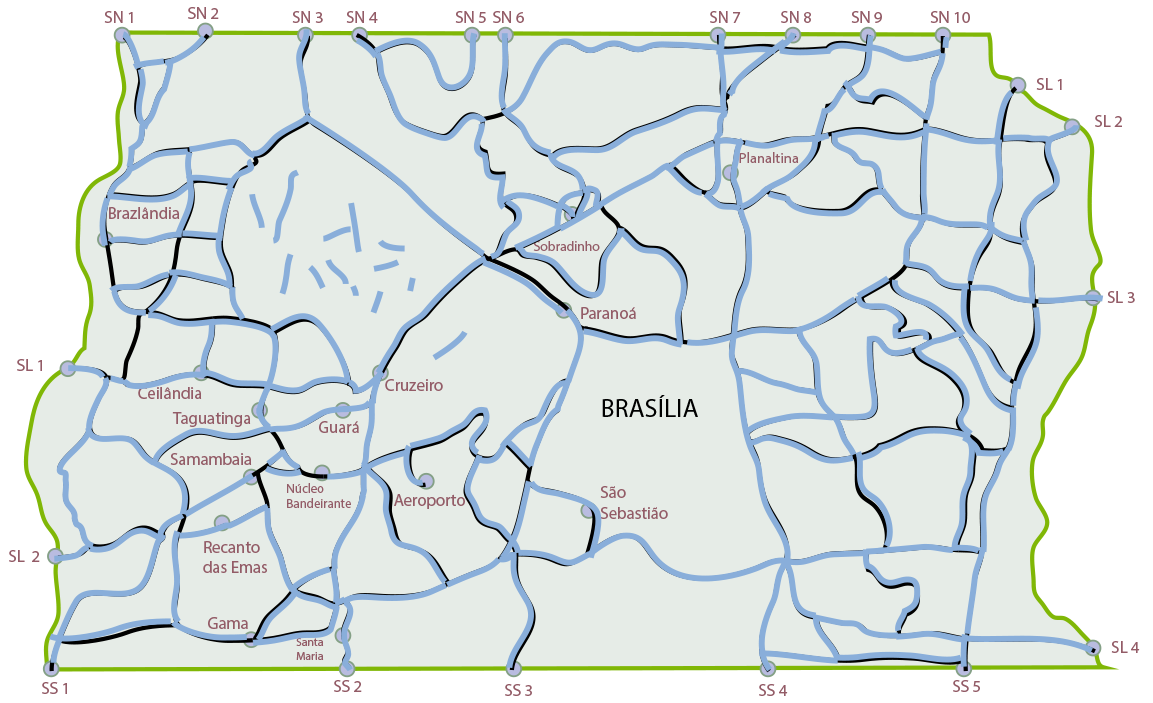
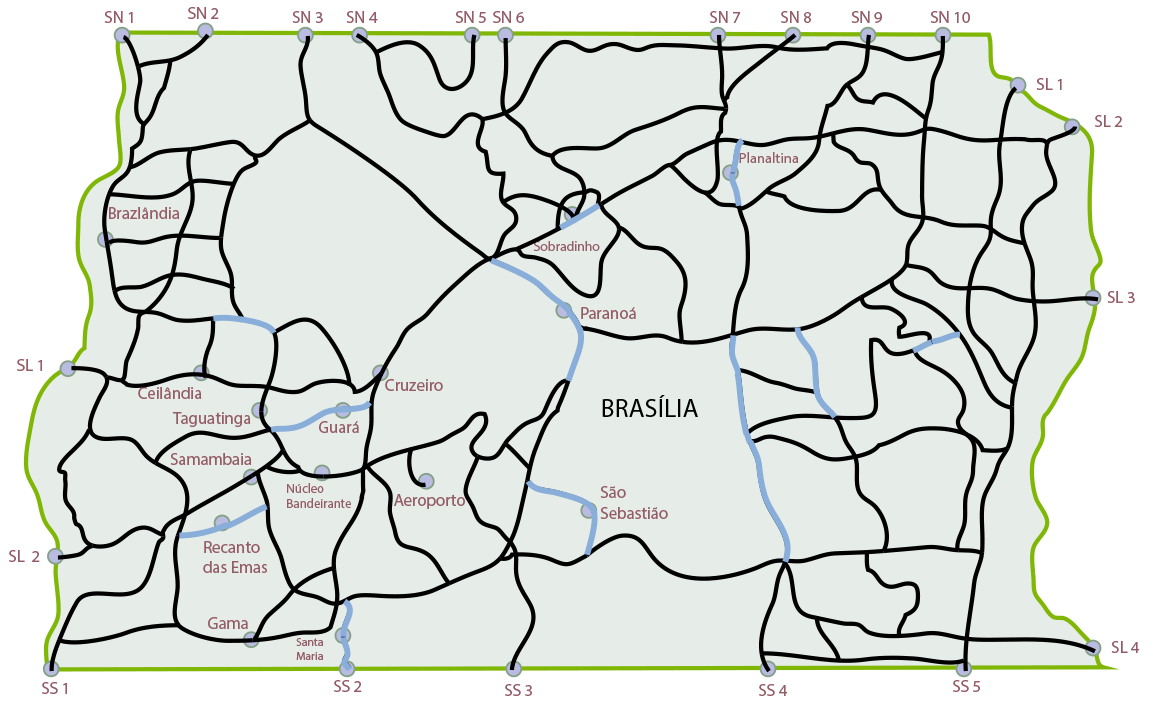
Layer changes from the first 1153×703 image to the second:
added layer "erro21" above "erro20" over left=747, top=440, right=791, bottom=563
added layer "erro11" above "erro10" over left=490, top=257, right=572, bottom=313
hid "Aresta160" over left=960, top=284, right=1012, bottom=383
hid "Aresta157" over left=914, top=347, right=973, bottom=436
hid "Aresta153" over left=862, top=549, right=921, bottom=632
hid "Aresta135" over left=374, top=51, right=487, bottom=141
hid "Aresta133" over left=833, top=335, right=913, bottom=420
hid "Aresta125" over left=728, top=338, right=791, bottom=569
hid "Aresta114" over left=551, top=105, right=726, bottom=160
hid "Aresta113" over left=505, top=38, right=720, bottom=115
hid "Aresta112" over left=616, top=227, right=687, bottom=345
hid "Aresta109" over left=517, top=228, right=625, bottom=298
hid "Aresta102" over left=373, top=32, right=477, bottom=91
hid "Aresta101" over left=302, top=113, right=485, bottom=257
hid "Aresta98" over left=375, top=255, right=487, bottom=374
hid "Aresta97" over left=482, top=259, right=564, bottom=315
hid "Aresta96" over left=586, top=532, right=787, bottom=582
hid "Aresta93" over left=499, top=380, right=567, bottom=449
hid "Aresta90" over left=528, top=480, right=602, bottom=559
hid "Aresta78" over left=360, top=462, right=448, bottom=584
hid "Aresta63" over left=55, top=535, right=166, bottom=641
hid "Aresta50" over left=56, top=429, right=94, bottom=549
hid "Aresta47" over left=152, top=424, right=272, bottom=462
hid "Aresta35" over left=270, top=313, right=351, bottom=383
…and 213 more changes (23 added, 4 removed, 186 visibility)
